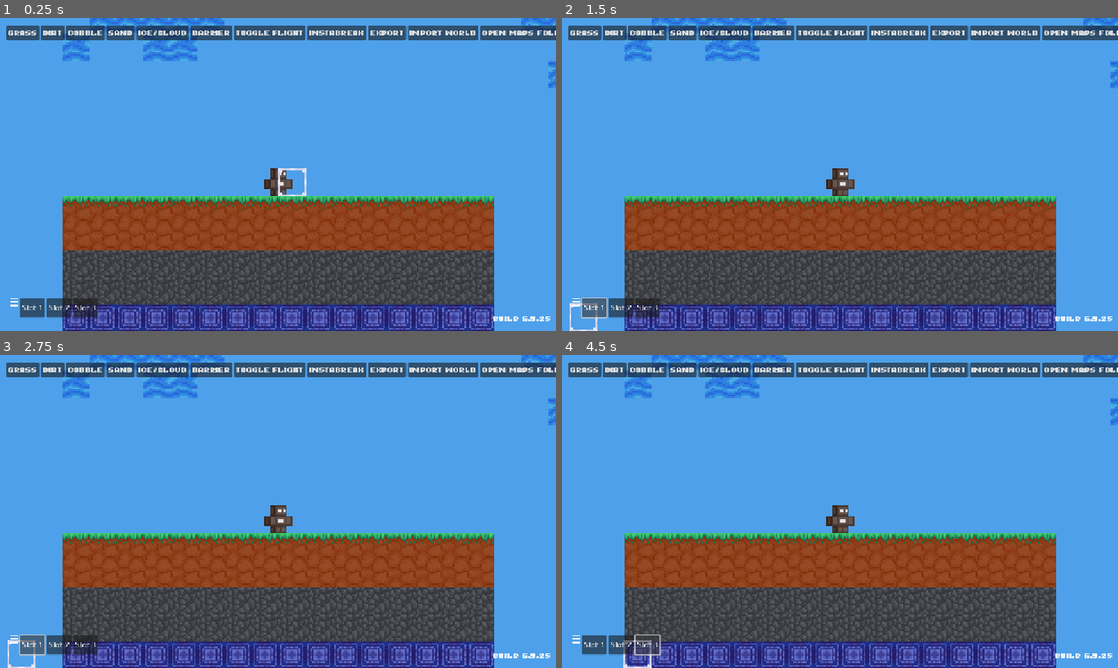
Above: before the commit, frames 1-4 (two rows, left to right).
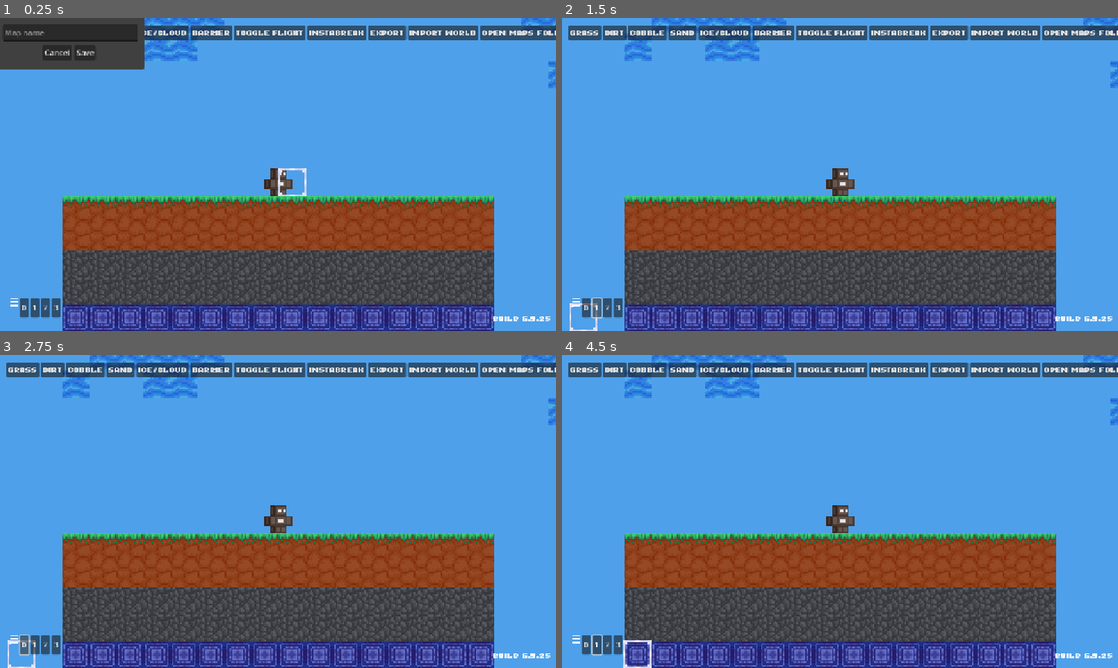
Above: after the commit, the same moments.

Repository: artelephantb/naichthushal
Game: Godot game, scene res://scenes/world.tscn
Same seed, same stepped clock (60 frames per second), same inputs: the game is played once before the commit and once after it.
Inputs (mouse positions are in pixels of both pictures, inside the frame that each line leads up to):
- Up to frame 1 (0.25 s): no input
- Up to frame 2 (1.5 s): click (617, 52) at 0.5 s, where only the run after the commit has a clickable "Cancel"; click (595, 305) at 1.25 s, where only the run before the commit has a clickable "Slot 1"
- Up to frame 3 (2.75 s): click (22, 642) at 2 s, where only the run after the commit has a clickable "0"
- Up to frame 4 (4.5 s): click (617, 642) at 2.75 s, where only the run before the commit has a clickable "Slot 2"; click (595, 642) at 3.5 s, where only the run after the commit has a clickable "1"; click (645, 642) at 4.25 s, where only the run before the commit has a clickable "Slot 3"

The runs differ from the first frame. In frame 1, 4.7% of the frame differs, in the area x 0-26%, y 0-96%; in frame 2, 0.5%; in frame 3, 0.5%; in frame 4, 0.5%.

Commit message:
Updated map exporter

Diff:
--- a/project.godot
+++ b/project.godot
@@ -58,6 +58,11 @@
 "events": [Object(InputEventMouseButton,"resource_local_to_scene":false,"resource_name":"","device":-1,"window_id":0,"a …(259 unchanged characters)…
 ]
 }
+exit={
+"deadzone": 0.2,
+"events": [Object(InputEventKey,"resource_local_to_scene":false,"resource_name":"","device":-1,"window_id":0,"alt_pressed":false,"shift_pressed":false,"ctrl_pressed":false,"meta_pressed":false,"pressed":false,"keycode":0,"physical_keycode":4194305,"key_label":0,"unicode":0,"location":0,"echo":false,"script":null)
+]
+}
 
 [rendering]
 
--- /dev/null
+++ b/scenes/popups/save_popup.gd
@@ -0,0 +1,21 @@
+extends Popup
+
+signal cancel_pressed
+signal save_pressed
+
+@export var background_color: Color = '#404040'
+@export var save_location: String
+
+@onready var background = $'Background'
+@onready var name_input = $'NameInput'
+
+
+func _ready() -> void:
+	background.color = background_color
+
+
+func _on_cancel_pressed() -> void:
+	emit_signal('cancel_pressed')
+
+func _on_save_pressed() -> void:
+	emit_signal('save_pressed', name_input.text)
--- /dev/null
+++ b/scenes/popups/save_popup.tscn
@@ -0,0 +1,39 @@
+[gd_scene load_steps=2 format=3 uid="uid://dxqfuqcy7hbtm"]
+
+[ext_resource type="Script" uid="uid://cernayslastnl" path="res://scenes/popups/save_popup.gd" id="1_5y3ci"]
+
+[node name="SavePopup" type="Popup"]
+size = Vector2i(290, 100)
+visible = true
+borderless = false
+script = ExtResource("1_5y3ci")
+
+[node name="Background" type="ColorRect" parent="."]
+offset_right = 300.0
+offset_bottom = 150.0
+
+[node name="NameInput" type="TextEdit" parent="."]
+offset_left = 5.0
+offset_top = 13.0
+offset_right = 285.0
+offset_bottom = 48.0
+tooltip_text = "Map Name"
+placeholder_text = "Map name"
+context_menu_enabled = false
+
+[node name="CancelButton" type="Button" parent="."]
+offset_left = 88.0
+offset_top = 56.0
+offset_right = 148.0
+offset_bottom = 87.0
+text = "Cancel"
+
+[node name="SaveButton" type="Button" parent="."]
+offset_left = 154.0
+offset_top = 56.0
+offset_right = 198.0
+offset_bottom = 87.0
+text = "Save"
+
+[connection signal="pressed" from="CancelButton" to="." method="_on_cancel_pressed"]
+[connection signal="pressed" from="SaveButton" to="." method="_on_save_pressed"]
--- a/scenes/world.tscn
+++ b/scenes/world.tscn
@@ -1,6 +1,7 @@
-[gd_scene load_steps=12 format=4 uid="uid://bnwiqiqd7oa4x"]
+[gd_scene load_steps=13 format=4 uid="uid://bnwiqiqd7oa4x"]
 
 [ext_resource type="Script" uid="uid://7eqtwf8mgdna" path="res://scripts/world.gd" id="1_71j4m"]
+[ext_resource type="PackedScene" uid="uid://dxqfuqcy7hbtm" path="res://scenes/popups/save_popup.tscn" id="2_4mrxx"]
 [ext_resource type="Texture2D" uid="uid://cwlfax5vlwjji" path="res://assets/textures/blocks/tilesheet.png" id="2_k0juu"]
 [ext_resource type="PackedScene" uid="uid://db5rfjktal5y4" path="res://scenes/player.tscn" id="3_71j4m"]
 [ext_resource type="Theme" uid="uid://c6eu7tlmewujv" path="res://themes/menus.tres" id="5_4mrxx"]
@@ -81,20 +82,24 @@
 filters = PackedStringArray("*.mtworld")
 use_native_dialog = true
 
-[node name="SaveMapPopup" type="Window" parent="."]
+[node name="SaveMapPopup" parent="." instance=ExtResource("2_4mrxx")]
 title = "Save Map"
-position = Vector2i(0, 36)
-size = Vector2i(300, 150)
-visible = false
-wrap_controls = true
-unresizable = true
-always_on_top = true
-popup_window = true
 force_native = true
 
-[node name="CanvasLayer" type="CanvasLayer" parent="SaveMapPopup"]
-
-[node name="Name" type="TextEdit" parent="SaveMapPopup/CanvasLayer"]
+[node name="SaveMapPopupA" type="Popup" parent="."]
+title = "Save Map"
+size = Vector2i(300, 100)
+borderless = false
+force_native = true
+
+[node name="CanvasLayer" type="CanvasLayer" parent="SaveMapPopupA"]
+
+[node name="ColorRect" type="ColorRect" parent="SaveMapPopupA/CanvasLayer"]
+offset_right = 300.0
+offset_bottom = 150.0
+color = Color(0.25098, 0.25098, 0.25098, 1)
+
+[node name="Name" type="TextEdit" parent="SaveMapPopupA/CanvasLayer"]
 offset_left = 10.0
 offset_top = 10.0
 offset_right = 290.0
@@ -103,18 +108,18 @@
 placeholder_text = "Hello"
 context_menu_enabled = false
 
-[node name="Cancel" type="Button" parent="SaveMapPopup/CanvasLayer"]
+[node name="Cancel" type="Button" parent="SaveMapPopupA/CanvasLayer"]
 offset_left = 10.0
-offset_top = 48.0
+offset_top = 54.0
 offset_right = 70.0
-offset_bottom = 79.0
+offset_bottom = 85.0
 text = "Cancel"
 
-[node name="Save" type="Button" parent="SaveMapPopup/CanvasLayer"]
-offset_left = 124.0
-offset_top = 50.0
-offset_right = 168.0
-offset_bottom = 81.0
+[node name="Save" type="Button" parent="SaveMapPopupA/CanvasLayer"]
+offset_left = 246.0
+offset_top = 54.0
+offset_right = 290.0
+offset_bottom = 85.0
 text = "Save"
 
 [node name="TileMapLayer" type="TileMapLayer" parent="."]
@@ -212,7 +217,7 @@
 offset_top = 579.0
 offset_right = 118.0
 offset_bottom = 619.0
-slots = Array[String](["Slot 1", "Slot 2", "Slot 3"])
+slots = Array[int]([2, 5, 6, 3])
 
 [node name="BlockSelection" parent="." node_paths=PackedStringArray("tilemap") instance=ExtResource("5_71j4m")]
 tilemap = NodePath("../TileMapLayer")
@@ -223,9 +228,12 @@
 [connection signal="confirmed" from="ExitConfirmation" to="." method="_on_exit_confirmation_confirmed"]
 [connection signal="file_selected" from="ExportPopup" to="Player" method="_on_export_popup_file_selected"]
 [connection signal="file_selected" from="ImportPopup" to="Player" method="_on_import_popup_file_selected"]
+[connection signal="cancel_pressed" from="SaveMapPopup" to="." method="_on_save_map_popup_cancel_pressed"]
 [connection signal="close_requested" from="SaveMapPopup" to="." method="_on_save_map_popup_close_requested"]
-[connection signal="pressed" from="SaveMapPopup/CanvasLayer/Cancel" to="." method="_on_save_map_cancel_pressed"]
-[connection signal="pressed" from="SaveMapPopup/CanvasLayer/Save" to="." method="_on_save_map_save_pressed"]
+[connection signal="save_pressed" from="SaveMapPopup" to="." method="_on_save_map_popup_save_pressed"]
+[connection signal="close_requested" from="SaveMapPopupA" to="." method="_on_save_map_popup_close_requested"]
+[connection signal="pressed" from="SaveMapPopupA/CanvasLayer/Cancel" to="." method="_on_save_map_cancel_pressed"]
+[connection signal="pressed" from="SaveMapPopupA/CanvasLayer/Save" to="." method="_on_save_map_save_pressed"]
 [connection signal="pressed" from="CanvasLayer/HBoxContainer/Grass" to="Player" method="_on_grass_pressed"]
 [connection signal="pressed" from="CanvasLayer/HBoxContainer/Dirt" to="Player" method="_on_dirt_pressed"]
 [connection signal="pressed" from="CanvasLayer/HBoxContainer/Cobble" to="Player" method="_on_cobble_pressed"]
--- a/scripts/inventory.gd
+++ b/scripts/inventory.gd
@@ -1,13 +1,15 @@
 extends HBoxContainer
 
-@export var slots: Array[String]
+@export var slots: Array[int]
+@export var selected_slot_index: int
+@export var selected_item_index: int
 
 
 func _ready() -> void:
-	for slot in slots:
+	for slot_index in range(len(slots)):
 		var new_slot = Button.new()
-		new_slot.pressed.connect(_slot_pressed.bind(slot))
-		new_slot.text = slot
+		new_slot.pressed.connect(_slot_pressed.bind(slot_index, slots[slot_index]))
+		new_slot.text = str(slot_index)
 
 		add_child(new_slot)
 
@@ -15,5 +17,6 @@
 	pass
 
 
-func _slot_pressed(slot_name):
-	print(slot_name)
+func _slot_pressed(slot_index: int, item_index: int):
+	selected_slot_index = slot_index
+	print(item_index)
--- a/scripts/world.gd
+++ b/scripts/world.gd
@@ -67,12 +67,17 @@
 func _on_open_maps_pressed() -> void:
 	OS.shell_show_in_file_manager(ProjectSettings.globalize_path('user://maps'))
 
-func _on_save_map_cancel_pressed() -> void:
+func _on_save_map_popup_close_requested() -> void:
 	$'SaveMapPopup'.hide()
 
-func _on_save_map_save_pressed() -> void:
-	var file = FileAccess.open(ProjectSettings.globalize_path('user://maps/' + $'SaveMapPopup/CanvasLayer/Name'.text + '.mtw'), FileAccess.WRITE)
+func _on_save_map_popup_cancel_pressed() -> void:
+	$'SaveMapPopup'.hide()
+
+func _on_save_map_popup_save_pressed(path) -> void:
+	var file = FileAccess.open(ProjectSettings.globalize_path('user://maps/' + path.replace('/', '!') + '.mtw'), FileAccess.WRITE)
 	file.store_string(str(tile_layer.tile_map_data))
+	$'SaveMapPopup'.hide()
 
-func _on_save_map_popup_close_requested() -> void:
-	$'SaveMapPopup'.hide()
+func _input(event: InputEvent) -> void:
+	if Input.is_action_just_pressed('exit'):
+		$'ExitConfirmation'.popup_centered()
Not shown, added: scenes/popups/save_popup.gd.uid
